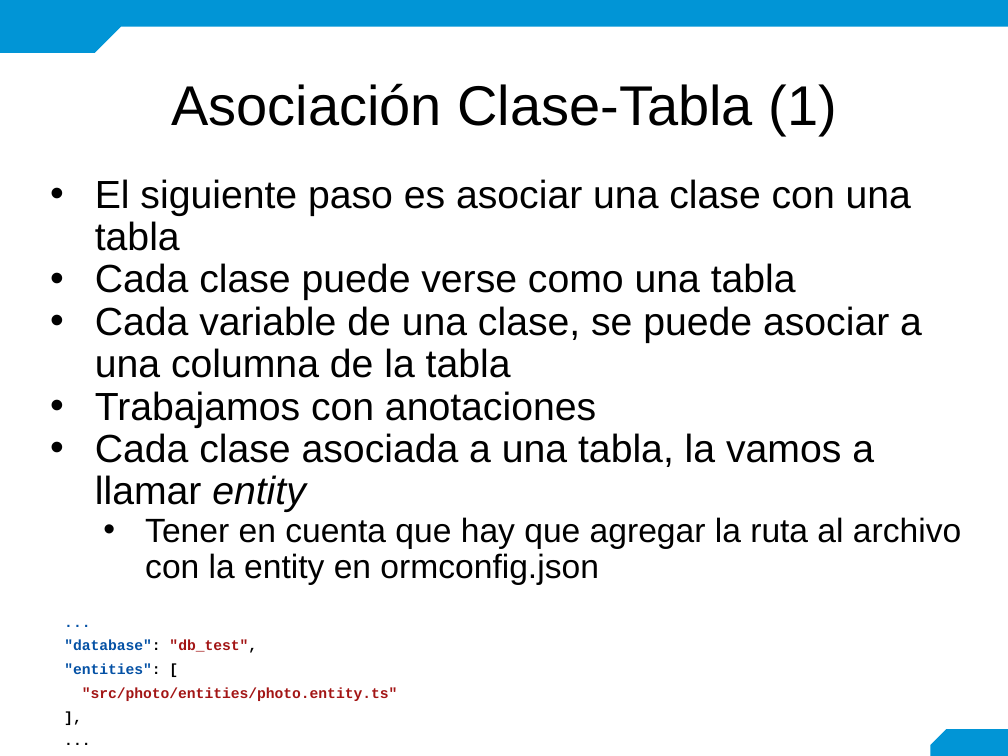
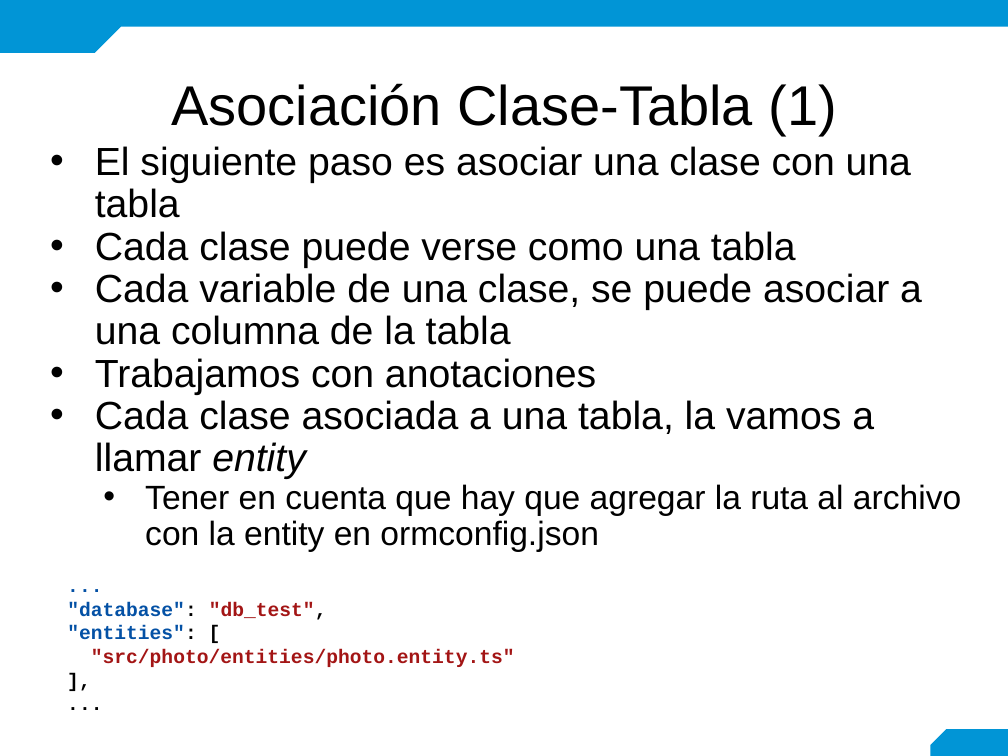
Before and after one commit to mariela21180/concesionaria, a slide deck: slide 14 of modulo6/6.1.1/- Teoria/6.1.1. Conexión API-DB.pptx. Drawn at 1008x756 pixels with LibreOffice and Linux fonts; fonts in the diff are those of the drawing; background and template pictures are left out. Boxes give left, top, right and bottom in pixels: in the first picture for what was removed or moved away, otherwise in the second. Text is boxed around its words. In the diff, an @@ line names an element or a change of style, - is before the commit and + after.

```diff
--- a/modulo6/6.1.1/- Teoria/6.1.1. Conexión API-DB.pptx
+++ b/modulo6/6.1.1/- Teoria/6.1.1. Conexión API-DB.pptx
@@ text "El siguiente paso es asociar ...": place and size @@
-text "El siguiente paso es asociar ..." at box(95, 179, 961, 585)
+text "El siguiente paso es asociar ..." at box(95, 146, 961, 552)
@@ text "...": place and size @@
-text "..." at box(64, 640, 398, 701)
+text "..." at box(67, 602, 515, 667)
@@ text "..." at box(67, 602, 515, 667): size 10.5 to 14 pt; line spacing 1.36 to 1 @@
```
Also in this commit, not shown: 12 other slides changed.
